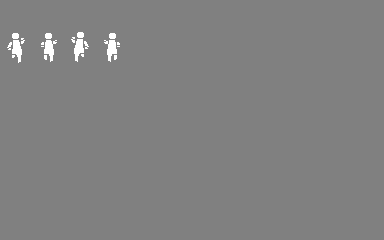
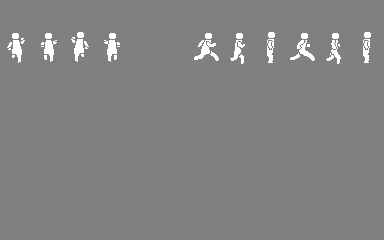
Layers edited between the first and the second (384, 240) image:
renamed "Layer 4" to "Layer 2", painted on it over [194, 32, 371, 64]
